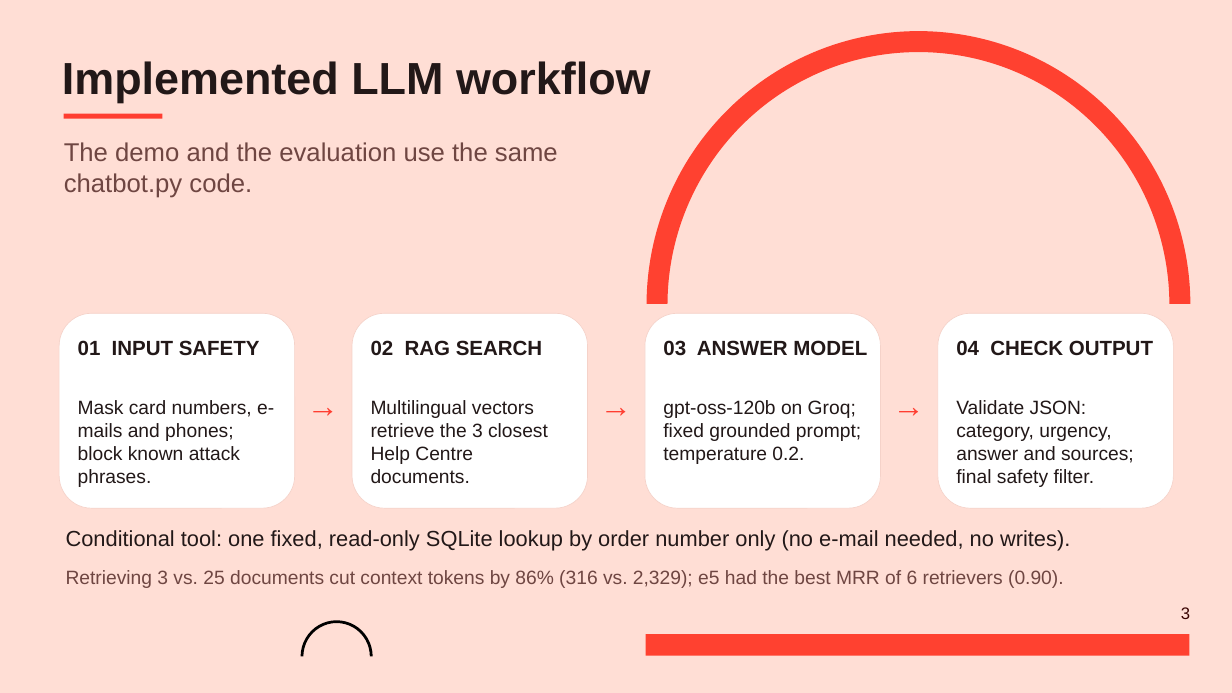
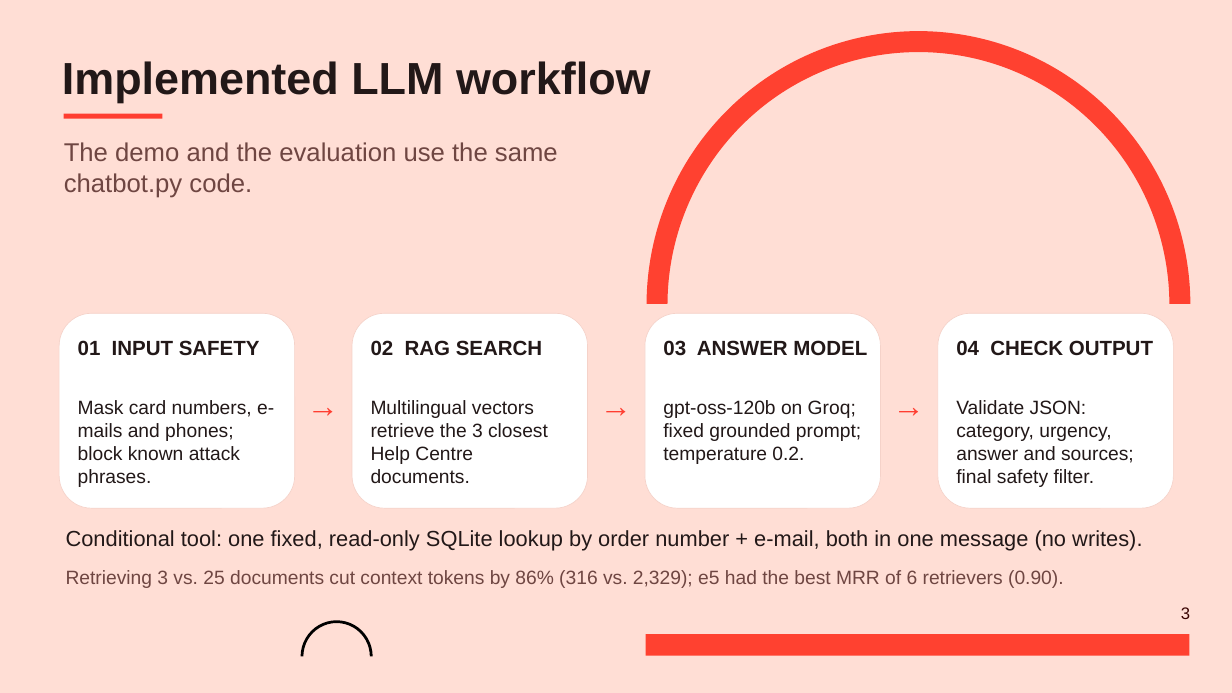
Before and after one commit to peterpalotai/OLLM_project_1, a slide deck: slide 3 of Cairnly_Assistant_OLLM_Project1_GroupA.pptx. Drawn at 1232x693 pixels with LibreOffice and Linux fonts; fonts in the diff are those of the drawing; background and template pictures are left out. Boxes give left, top, right and bottom in pixels: in the first picture for what was removed or moved away, otherwise in the second. Text is boxed around its words. In the diff, an @@ line names an element or a change of style, - is before the commit and + after.

```diff
--- a/Cairnly_Assistant_OLLM_Project1_GroupA.pptx
+++ b/Cairnly_Assistant_OLLM_Project1_GroupA.pptx
@@ text at bbox=[66, 530, 1142, 551]: text changed @@
-Conditional tool: one fixed, read-only SQLite lookup by order number only (no e-mail needed, no writes).
+Conditional tool: one fixed, read-only SQLite lookup by order number + e-mail, both in one message (no writes).
```
Also in this commit, not shown: 5 other slides changed, 15 other files.
